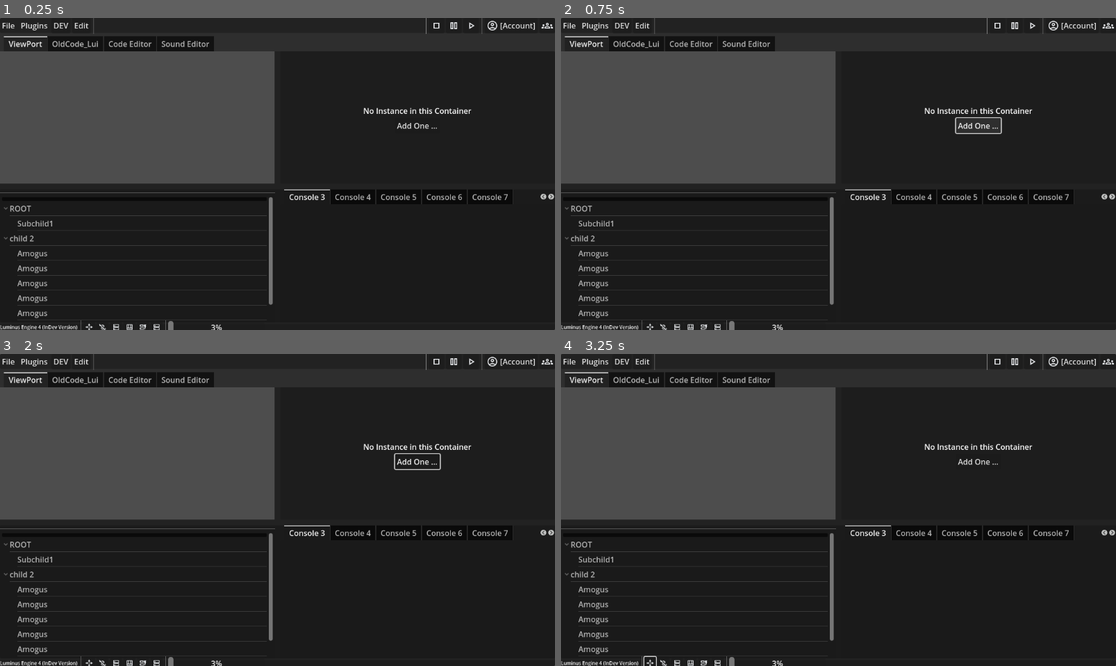
Above: before the commit, frames 1-4 (two rows, left to right).
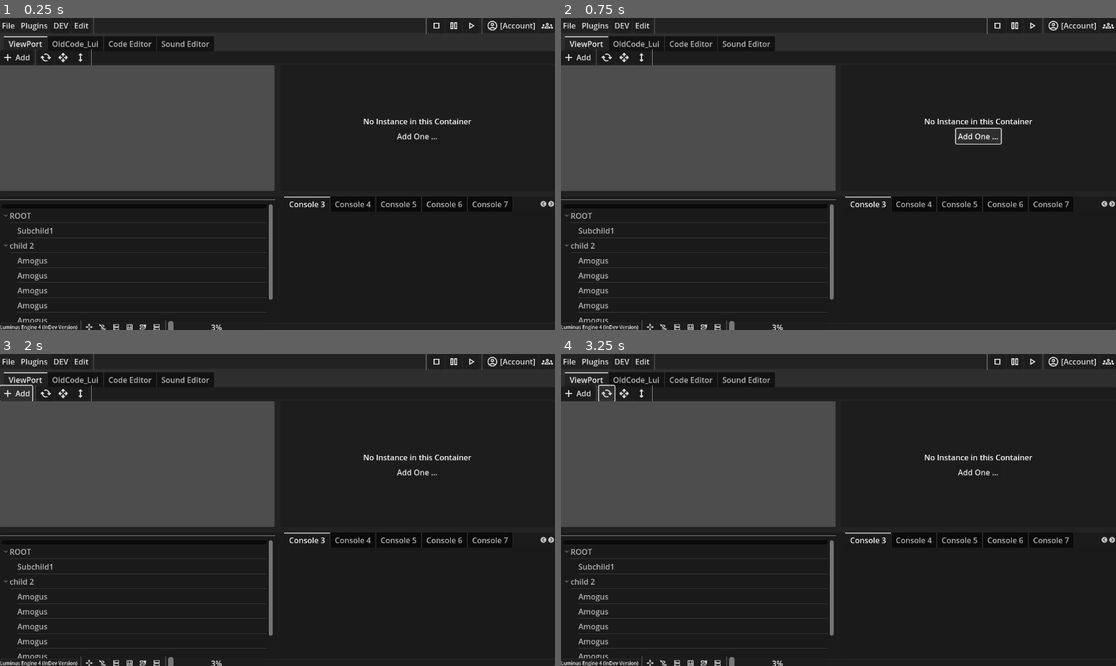
Above: after the commit, the same moments.

Repository: KevinKor001/LuminusEngine
Game: Godot game, scene res://Windows/MainEditor/main.tscn
The game is run twice, just before and just after one commit, with the same random seed, the same clock (stepped at 60 frames per second) and the same inputs. This scene is started directly instead of the project's main scene.
Inputs (mouse positions are in pixels of both pictures, inside the frame that each line leads up to):
- Up to frame 1 (0.25 s): no input
- Up to frame 2 (0.75 s): click "Add One ..." at 0.5 s
- Up to frame 3 (2 s): click (16, 394) at 1.25 s, where only the run after the commit has a clickable "Add"
- Up to frame 4 (3.25 s): click (649, 662) at 2.02 s; click (605, 394) at 2.77 s

The runs differ from the first frame. In frame 1, 6.3% of the frame differs, in the area x 0-100%, y 10-98%; in frame 2, 6.5%; in frame 3, 6.4%; in frame 4, 6.4%.

Commit message:
minor fixes

Diff:
--- a/src/Engine/MainEditor.gd
+++ b/src/Engine/MainEditor.gd
@@ -14,3 +14,10 @@
 
 func _on_menu_file_button_pressed():
 	pass # Replace with function body.
+
+
+func _on_button_pressed():
+
+
+
+	pass # Replace with function body.
--- /dev/null
+++ b/src/Engine/Textures/Icons/open_with_24dp_E8EAED_FILL0_wght400_GRAD0_opsz24.svg
@@ -0,0 +1 @@
+<svg xmlns="http://www.w3.org/2000/svg" height="24px" viewBox="0 -960 960 960" width="24px" fill="#e8eaed"><path d="M480-80 310-250l57-57 73 73v-166h80v165l72-73 58 58L480-80ZM250-310 80-480l169-169 57 57-72 72h166v80H235l73 72-58 58Zm460 0-57-57 73-73H560v-80h165l-73-72 58-58 170 170-170 170ZM440-560v-166l-73 73-57-57 170-170 170 170-57 57-73-73v166h-80Z"/></svg>
--- a/src/Engine/Windows/MainEditor/main.tscn
+++ b/src/Engine/Windows/MainEditor/main.tscn
@@ -1,10 +1,14 @@
-[gd_scene load_steps=20 format=3 uid="uid://c3dtuivy3402e"]
+[gd_scene load_steps=24 format=3 uid="uid://c3dtuivy3402e"]
 
 [ext_resource type="Script" path="res://MainEditor.gd" id="1_mhr7w"]
+[ext_resource type="Texture2D" uid="uid://r7081tnsaein" path="res://Textures/Icons/add_24dp_E8EAED_FILL0_wght400_GRAD0_opsz24.svg" id="2_j7fqn"]
 [ext_resource type="PackedScene" uid="uid://deiou02c4hjjp" path="res://Windows/CF Browsers/FileBrowserLarge.tscn" id="2_ke0at"]
+[ext_resource type="Texture2D" uid="uid://pqbgpudafvy0" path="res://Textures/Icons/Reload.svg" id="3_llqry"]
 [ext_resource type="Texture2D" uid="uid://cahud40mv7rup" path="res://Textures/Icons/Recenter.svg" id="3_qkg2g"]
 [ext_resource type="Texture2D" uid="uid://blyl5giqvv1sx" path="res://Textures/Icons/Version Manager.svg" id="4_4g0fl"]
+[ext_resource type="Texture2D" uid="uid://bg28tcindg444" path="res://Textures/Icons/open_with_24dp_E8EAED_FILL0_wght400_GRAD0_opsz24.svg" id="4_noxmh"]
 [ext_resource type="Texture2D" uid="uid://c63fwestf8b8y" path="res://Textures/Icons/Server.svg" id="5_cs6g0"]
+[ext_resource type="Texture2D" uid="uid://qx6l181bfkx0" path="res://Textures/Icons/height_24dp_E8EAED_FILL0_wght400_GRAD0_opsz24.svg" id="5_og444"]
 [ext_resource type="Texture2D" uid="uid://0i2dvkvv1ulg" path="res://Textures/Icons/ResetPosition.svg" id="6_30ml4"]
 [ext_resource type="Texture2D" uid="uid://c3hmul1xujg3y" path="res://Textures/Icons/Gpus.svg" id="7_wwy78"]
 [ext_resource type="PackedScene" uid="uid://jgxlu3cabxsf" path="res://Windows/MainEditor/TestGraph.tscn" id="8_j2a4f"]
@@ -67,6 +71,41 @@
 grow_horizontal = 2
 grow_vertical = 2
 
+[node name="Panel2" type="Panel" parent="Panel/TabContainer/ViewPort/VBoxContainer"]
+custom_minimum_size = Vector2(0, 25)
+layout_mode = 2
+
+[node name="HBoxContainer" type="HBoxContainer" parent="Panel/TabContainer/ViewPort/VBoxContainer/Panel2"]
+layout_mode = 1
+anchors_preset = 15
+anchor_right = 1.0
+anchor_bottom = 1.0
+grow_horizontal = 2
+grow_vertical = 2
+
+[node name="Button" type="Button" parent="Panel/TabContainer/ViewPort/VBoxContainer/Panel2/HBoxContainer"]
+layout_mode = 2
+text = "Add"
+icon = ExtResource("2_j7fqn")
+
+[node name="VSeparator" type="VSeparator" parent="Panel/TabContainer/ViewPort/VBoxContainer/Panel2/HBoxContainer"]
+layout_mode = 2
+
+[node name="Button2" type="Button" parent="Panel/TabContainer/ViewPort/VBoxContainer/Panel2/HBoxContainer"]
+layout_mode = 2
+icon = ExtResource("3_llqry")
+
+[node name="Button3" type="Button" parent="Panel/TabContainer/ViewPort/VBoxContainer/Panel2/HBoxContainer"]
+layout_mode = 2
+icon = ExtResource("4_noxmh")
+
+[node name="Button4" type="Button" parent="Panel/TabContainer/ViewPort/VBoxContainer/Panel2/HBoxContainer"]
+layout_mode = 2
+icon = ExtResource("5_og444")
+
+[node name="VSeparator2" type="VSeparator" parent="Panel/TabContainer/ViewPort/VBoxContainer/Panel2/HBoxContainer"]
+layout_mode = 2
+
 [node name="VSplitContainer" type="VSplitContainer" parent="Panel/TabContainer/ViewPort/VBoxContainer"]
 layout_mode = 2
 size_flags_vertical = 3
@@ -101,7 +140,7 @@
 [node name="SubViewport" type="SubViewport" parent="Panel/TabContainer/ViewPort/VBoxContainer/VSplitContainer/HBoxContainer/HSplitContainer/HSplitContainer2/Panel/SubViewportContainer"]
 world_3d = SubResource("World3D_1w7mm")
 handle_input_locally = false
-size = Vector2i(63, 30)
+size = Vector2i(63, 29)
 render_target_update_mode = 4
 
 [node name="WorldEnvironment" type="WorldEnvironment" parent="Panel/TabContainer/ViewPort/VBoxContainer/VSplitContainer/HBoxContainer/HSplitContainer/HSplitContainer2/Panel/SubViewportContainer/SubViewport"]
Not shown, added: src/Engine/Textures/Icons/open_with_24dp_E8EAED_FILL0_wght400_GRAD0_opsz24.svg.import
